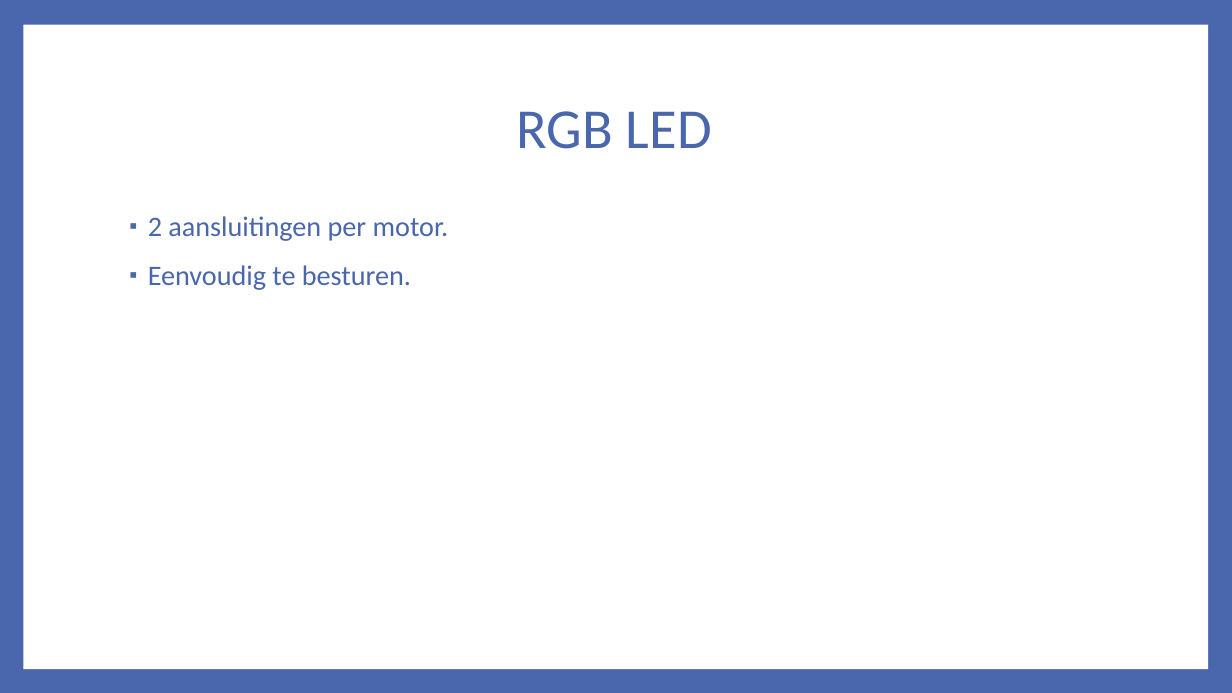
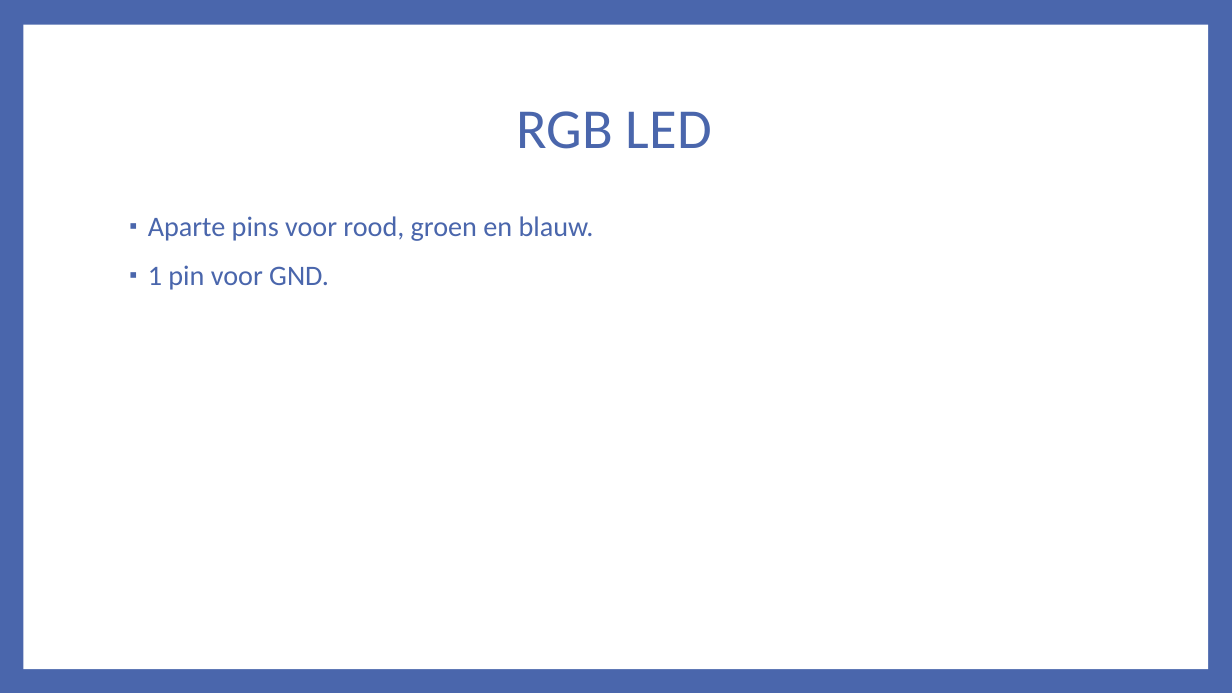
Before and after one commit to jeroenvanhattem/Arduino-Workshop, a slide deck: slide 16 of Documents/Arduino Advanced.pptx. Drawn at 1232x693 pixels with LibreOffice and Linux fonts; fonts in the diff are those of the drawing. Boxes give left, top, right and bottom in pixels: in the first picture for what was removed or moved away, otherwise in the second. Text is boxed around its words. In the diff, an @@ line names an element or a change of style, - is before the commit and + after.

```diff
--- a/Documents/Arduino Advanced.pptx
+++ b/Documents/Arduino Advanced.pptx
@@ text at <box>148,216,594,290</box>: text changed @@
-▪ 2 aansluitingen per motor.
-▪ Eenvoudig te besturen.
+▪ Aparte pins voor rood, groen en blauw.
+▪ 1 pin voor GND.
```
Also in this commit, not shown: 1 other slide changed, 2 slides added, 6 slides removed, 58 other files.
